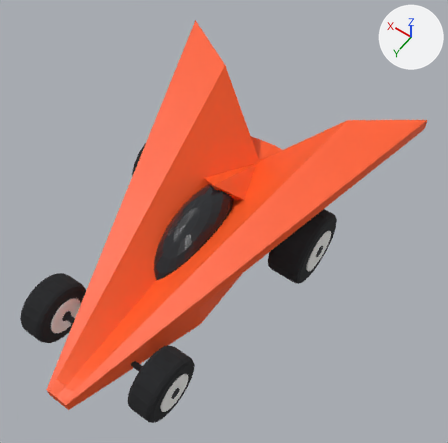
The glTF model models/cars/delta.glb, before and after one commit.
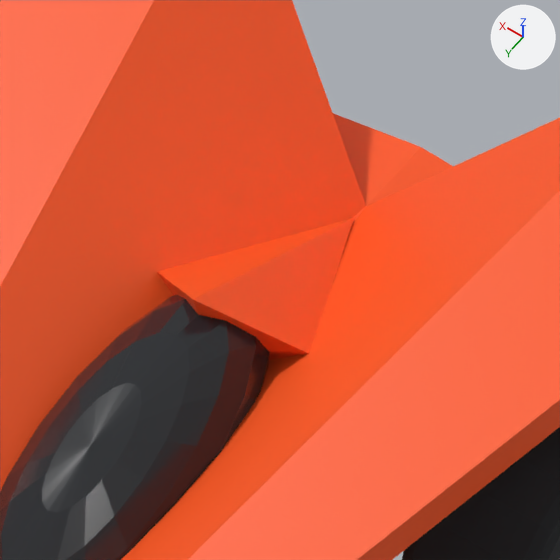
Each version appears first whole from a 50 mm camera at (-2.61, 3.07, 5.98) aimed at (-0.25, -0.23, 0.79), and next in a close-up on the part from 36% to 69% of the width and 24% to 57% of the height. The lights are fixed; the arrows at upper right show +X, +Y and +Z. The last two pictures show the newer version. Vertices at exactly the same position are counted once.

The first close-up shows 'body', 'wheel_RL'.
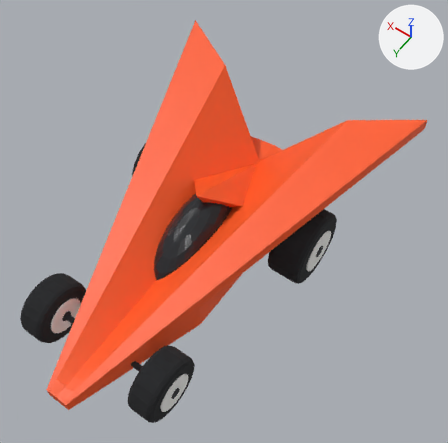
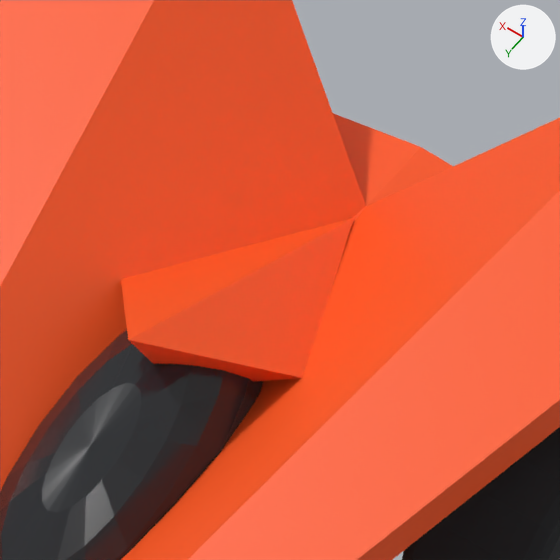
The change in detail:
me_body has 722 vertices, 1419 faces and spans x -1.52..1.52, y -2.12..2.12, z 0.25..1.5.
me_body is used by ob_body; location (0.0, 0.0, 0.0).
Part 1, on me_body:
Vertex 453 of me_body moves from (0.0, -0.39, 1.05) at pixel (193, 299) to (0.0, -0.1, 1.16) at pixel (128, 339).
Vertex 455 of me_body moves from (0.28, -0.58, 0.82) at pixel (156, 271) to (0.32, -0.47, 0.86) at pixel (120, 278).
Vertex 456 of me_body moves from (-0.28, -0.58, 0.82) at pixel (310, 354) to (-0.32, -0.47, 0.86) at pixel (303, 378).
Vertex 457 of me_body moves from (0.0, -0.46, 0.8) to (0.0, -0.31, 0.76).
Vertex 459 of me_body moves from (0.0, -0.58, 0.56) to (0.0, -0.56, 0.56).

Pixel boxes (x1, y1, x2, y2) of what changed, in the close-ups (560 x 560 px; the box of a moved part takes in the faces that stretch with it):
part 1 of me_body, moved or reshaped
    before: (157, 218, 354, 360)
    after: (121, 218, 354, 382)
